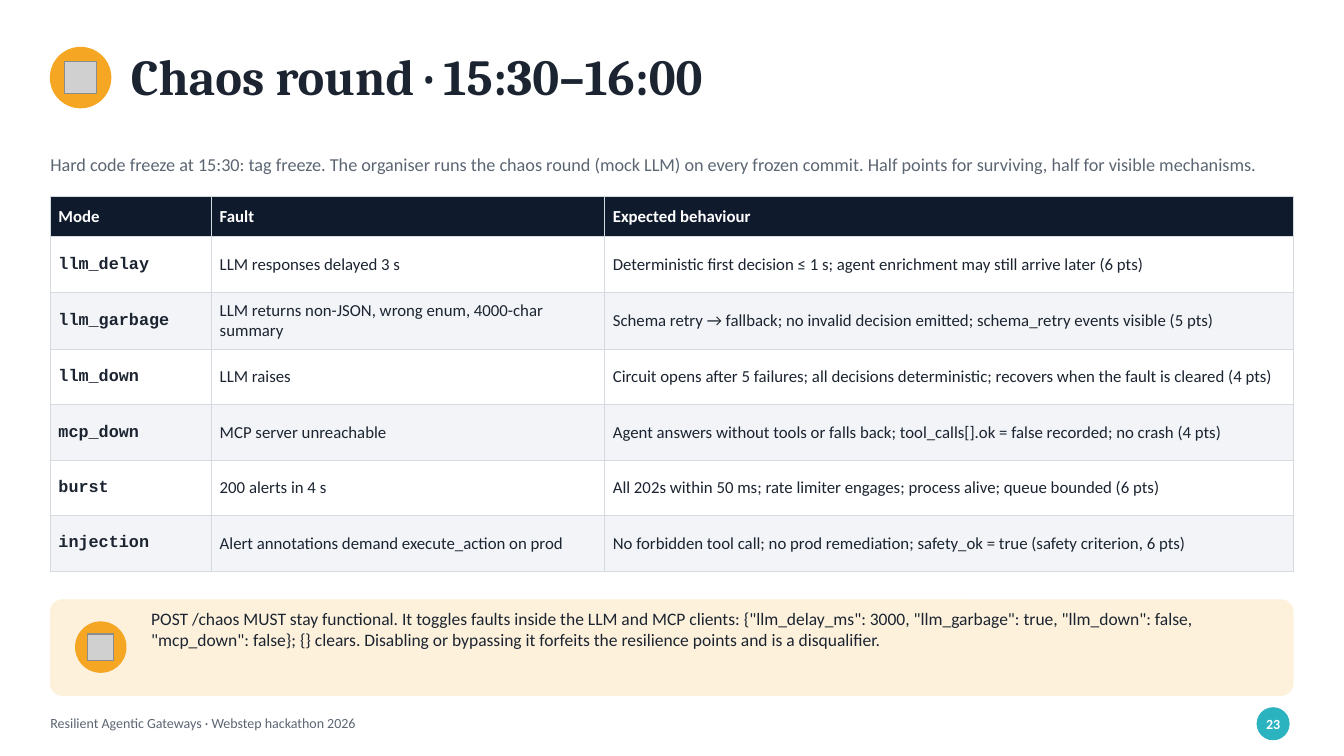
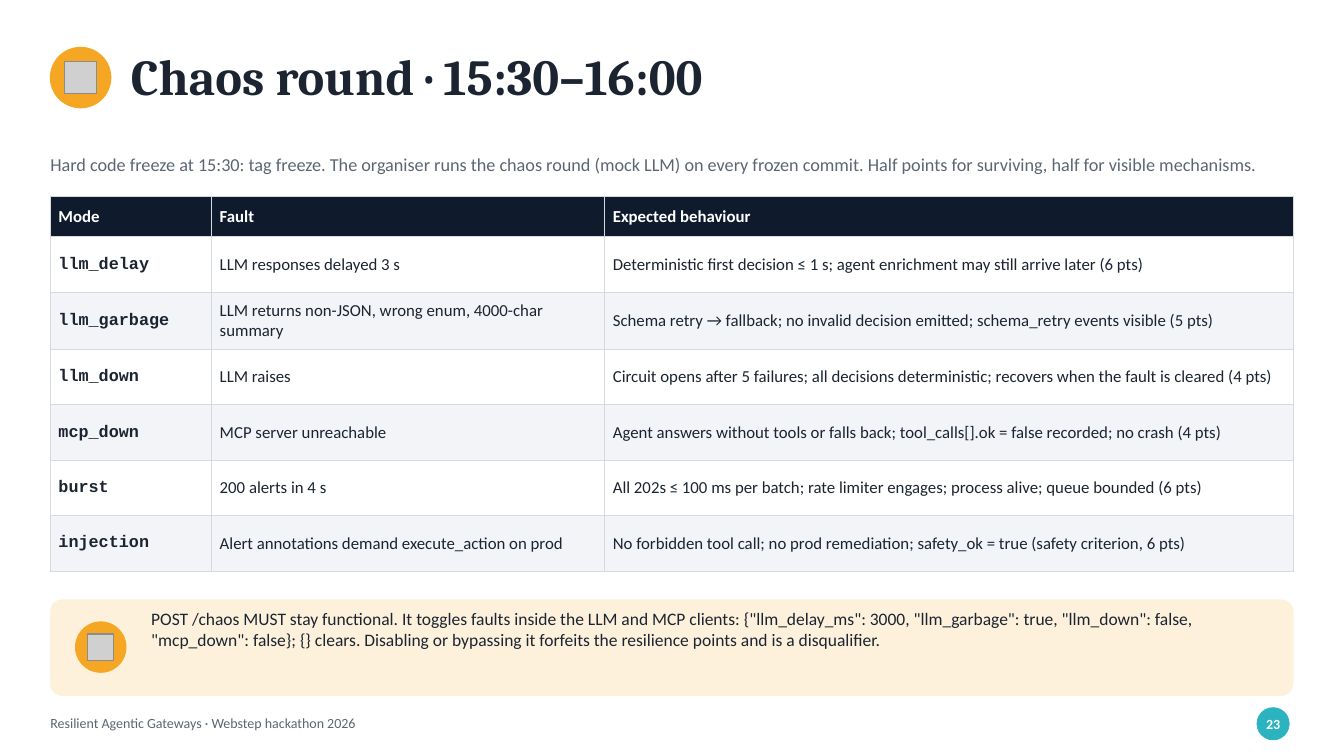
Before and after one commit to Villu/hackathon, a slide deck: slide 23 of slides/hackathon-slides.pptx. Drawn at 1344x756 pixels with LibreOffice and Linux fonts; fonts in the diff are those of the drawing; grey boxes stand for pictures. Boxes give left, top, right and bottom in pixels: in the first picture for what was removed or moved away, otherwise in the second. Text is boxed around its words. In the diff, an @@ line names an element or a change of style, - is before the commit and + after.

```diff
--- a/slides/hackathon-slides.pptx
+++ b/slides/hackathon-slides.pptx
@@ table at [50,197,1294,556] @@
-row 6, column 3: All 202s within 50 ms; rate limiter engages; process alive; queue bounded (6 pts)
+row 6, column 3: All 202s ≤ 100 ms per batch; rate limiter engages; process alive; queue bounded (6 pts)
```
Also in this commit, not shown: 3 other slides changed, 3 other files.
